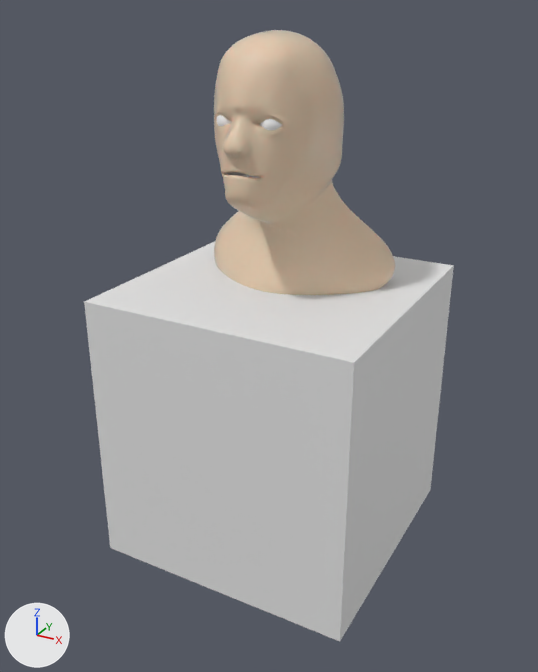
A saved change to the Blender file Assets/Mikey's Head.blend.
Both versions are drawn from a 50 mm lens placed at (15.2, -27.9, 5.1), pointed at (-0.2, 0.1, -8.9). Arrows for +X, +Y and +Z are at lower left; the lights stay in place.

In view in the first picture: 'Head', 'Plinth', 'Sphere'.
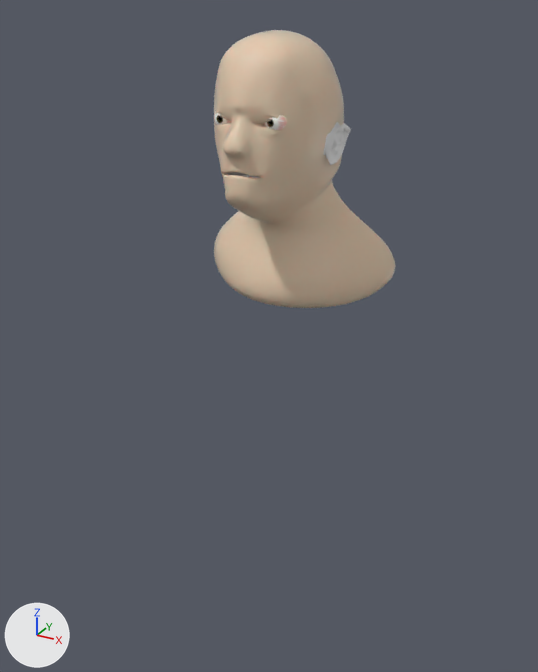
Location of each change, [x1, y1, x2, y2] in pixels of the pictures (538 x 672 px):
'Plinth', hidden
    before: [84, 241, 454, 641]
'Vert', added
    after: [324, 122, 351, 165]
'Sphere', moved, modifiers changed
    before: [216, 115, 282, 130]
    after: [214, 110, 287, 130]

What changed in the scene script:
```text
Add me_vert:
    me_vert.from_pydata(...)  # 199 vertices, 188 faces; spans x -0.64..0.36, y -0.92..0.57, z -0.84..0.99
    me_vert.polygons.foreach_set('use_smooth', [True] * 188)
Change ob_plinth:
    add ob_plinth.hide_viewport = True
Change ob_sphere:
    ob_sphere.location: (0.97, -1.71, 1.08) -> (1.12, -1.71, 1.15)
    add _m = ob_sphere.modifiers.new('Subsurf', 'SUBSURF')
    add _m.levels = 3
Add ob_vert:
    ob_vert = bpy.data.objects.new('Vert', me_vert)
    ob_vert.location = (2.54, 0.98, -0.03)
    ob_vert.rotation_euler = (-0.0013, 0.17, -0.00966)  # degrees (-0.1, 10, -0.6)
    _m = ob_vert.modifiers.new('Subsurf', 'SUBSURF')
    _m.levels = 2
```
